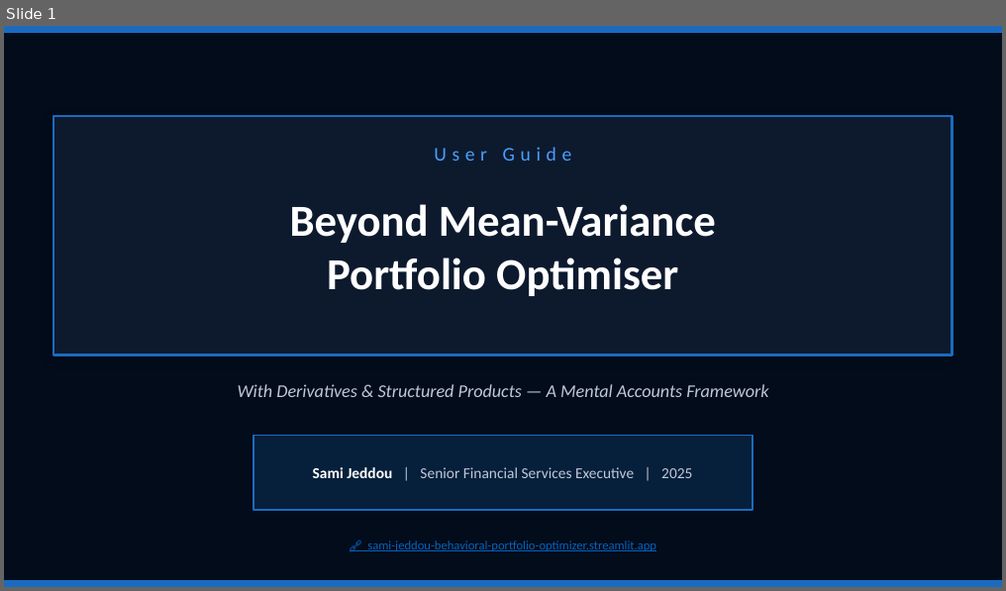
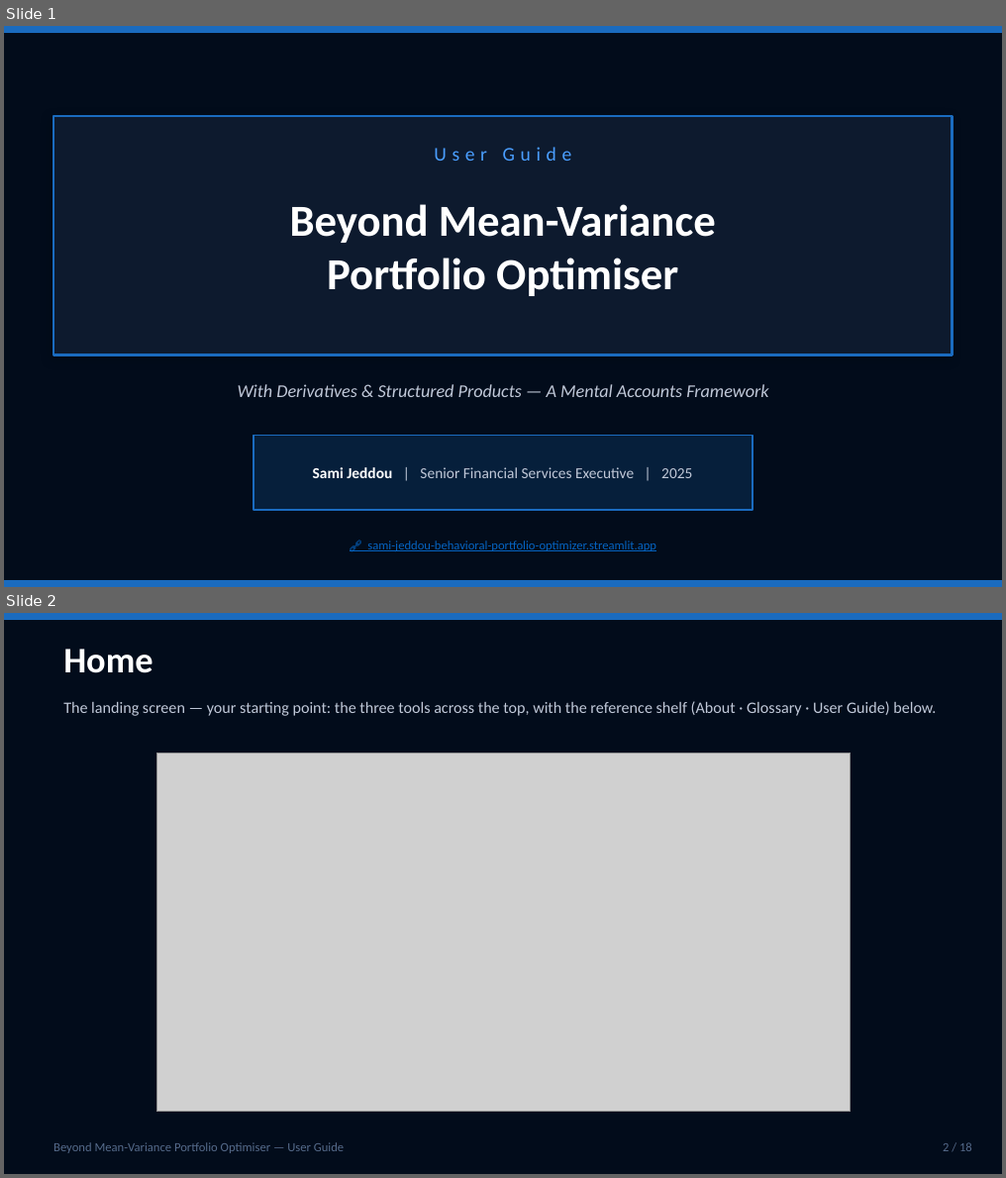
Before and after one commit to SamiJeddou/behavioral-portfolio-optimizer, a slide deck: userguide.pptx. Shown one above the other, each under a label of ours: slide 1 before the commit, slides 1 and 2 after it. The pictures are 1006x591 and 1006x1178 pixels, drawn with LibreOffice and Linux fonts; fonts in the diff are those of the drawing; grey boxes stand for pictures. Boxes give left, top, right and bottom in pixels: in the first picture for what was removed or moved away, otherwise in the second. Text is boxed around its words. In the diff, an @@ line names an element or a change of style, - is before the commit and + after.

```diff
--- a/userguide.pptx
+++ b/userguide.pptx
@@ slide 2 added at <box>4,613,1002,1174</box>, background #020C1B @@
@@ rectangle added at <box>4,613,1002,619</box>, fill #1A6BBF, outline #1A6BBF 1 pt @@
@@ text added at <box>63,649,152,673</box>, 26 pt, text #FFFFFF, bold @@
+Home
@@ text added at <box>63,701,936,716</box>, 11.5 pt, text #C0C8D8 @@
+The landing screen — your starting point: the three tools across the top, with the reference shelf (About · Glossary · User Guide) below.
@@ picture added at <box>156,753,850,1112</box> @@
@@ text added at <box>54,1143,344,1154</box>, 9 pt, text #556A8A @@
+Beyond Mean-Variance Portfolio Optimiser — User Guide
@@ text added at <box>943,1143,972,1152</box>, 9 pt, text #556A8A @@
+2 / 18
```
Also in this commit, not shown: 16 slides changed, 1 other file.
